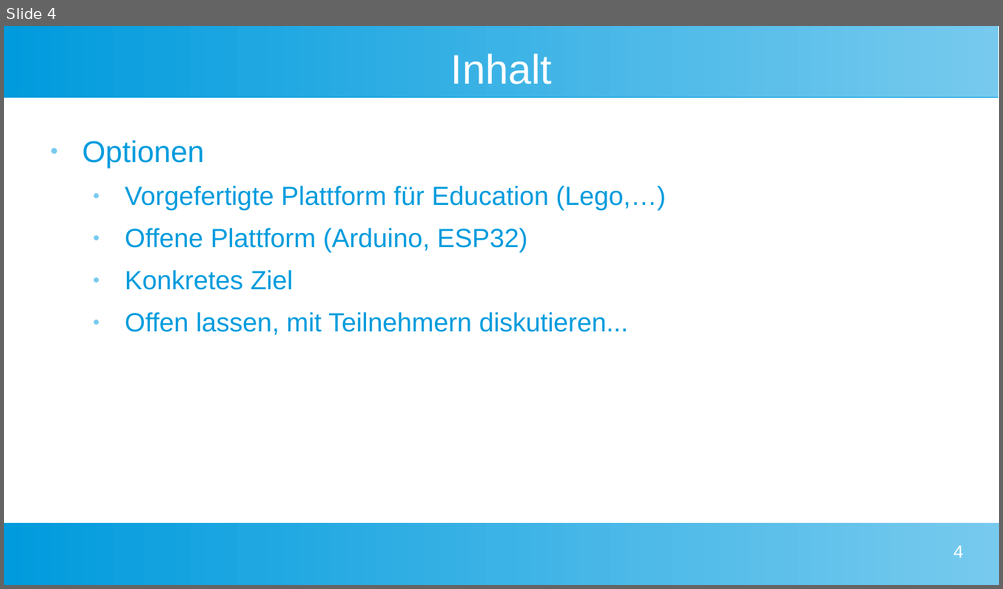
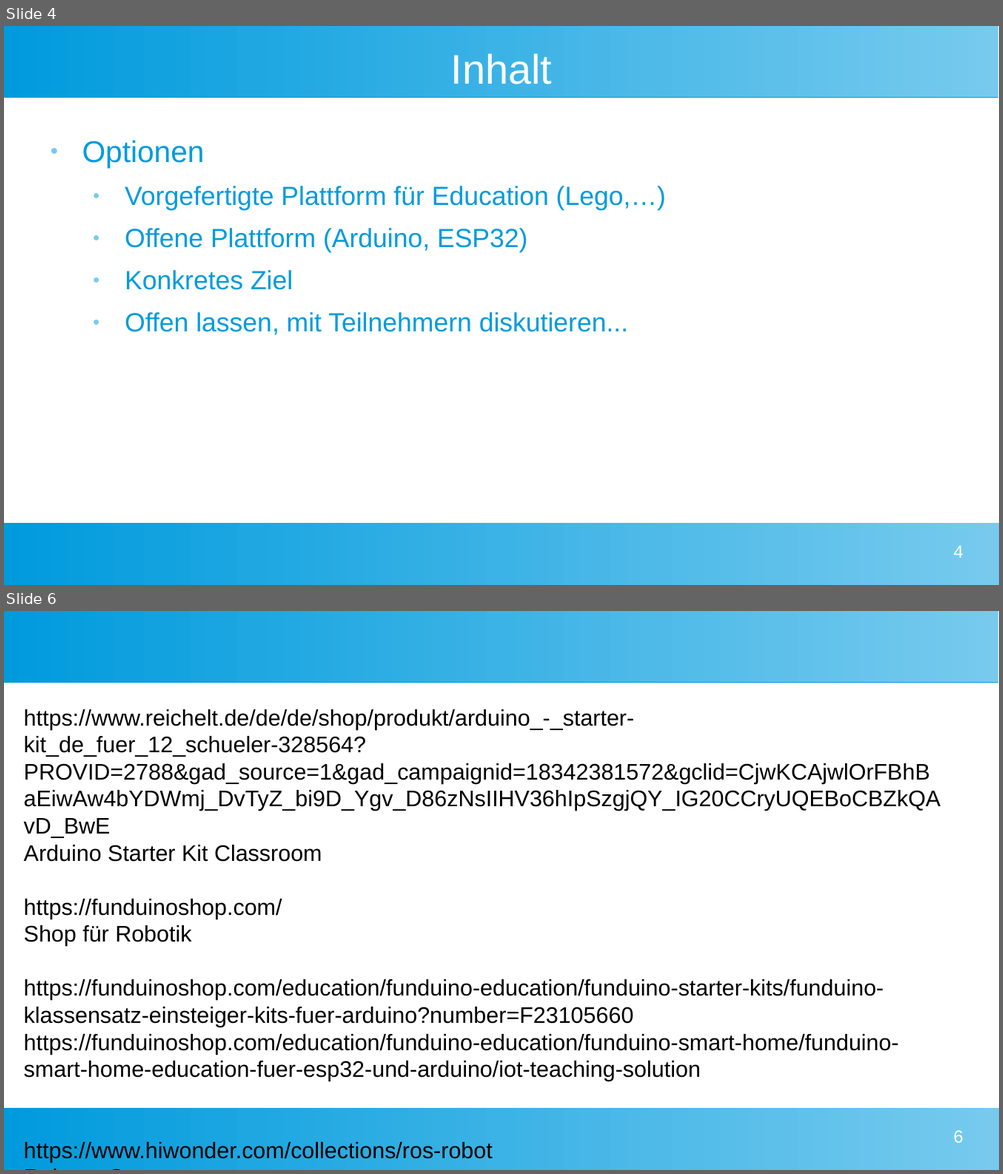
Before and after one commit to Andreas82/Robotik-AG, a slide deck: Konzept.odp. Shown one above the other, each under a label of ours: slide 4 before the commit, slides 4 and 6 after it; the slides between them are not shown. The pictures are 1003x589 and 1003x1174 pixels, drawn with LibreOffice and Linux fonts; fonts in the diff are those of the drawing. Boxes give left, top, right and bottom in pixels: in the first picture for what was removed or moved away, otherwise in the second. Text is boxed around its words. In the diff, an @@ line names an element or a change of style, - is before the commit and + after.

```diff
--- a/Konzept.odp
+++ b/Konzept.odp
@@ slide 6 added at (4, 611, 999, 1170), background #FFFFFF; not listed: 2 template elements that a slide beside it also shows @@
@@ text added at (24, 709, 940, 1163), 18 pt, text #000000 @@
+https://www.reichelt.de/de/de/shop/produkt/arduino_-_starter-kit_de_fuer_12_schueler-328564?PROVID=2788&gad_source=1&gad_campaignid=18342381572&gclid=CjwKCAjwlOrFBhBaEiwAw4bYDWmj_DvTyZ_bi9D_Ygv_D86zNsIIHV36hIpSzgjQY_IG20CCryUQEBoCBZkQAvD_BwE
+Arduino Starter Kit Classroom
+https://funduinoshop.com/
+Shop für Robotik
+https://funduinoshop.com/education/funduino-education/funduino-starter-kits/funduino-klassensatz-einsteiger-kits-fuer-arduino?number=F23105660
+https://funduinoshop.com/education/funduino-education/funduino-smart-home/funduino-smart-home-education-fuer-esp32-und-arduino/iot-teaching-solution
+https://www.hiwonder.com/collections/ros-robot
+Robots, Cars, ...
@@ page number added at (953, 1130, 963, 1143), 14 pt, text #FFFFFF @@
+6
```
Also in this commit, not shown: 1 other slide added, 3 other files.
